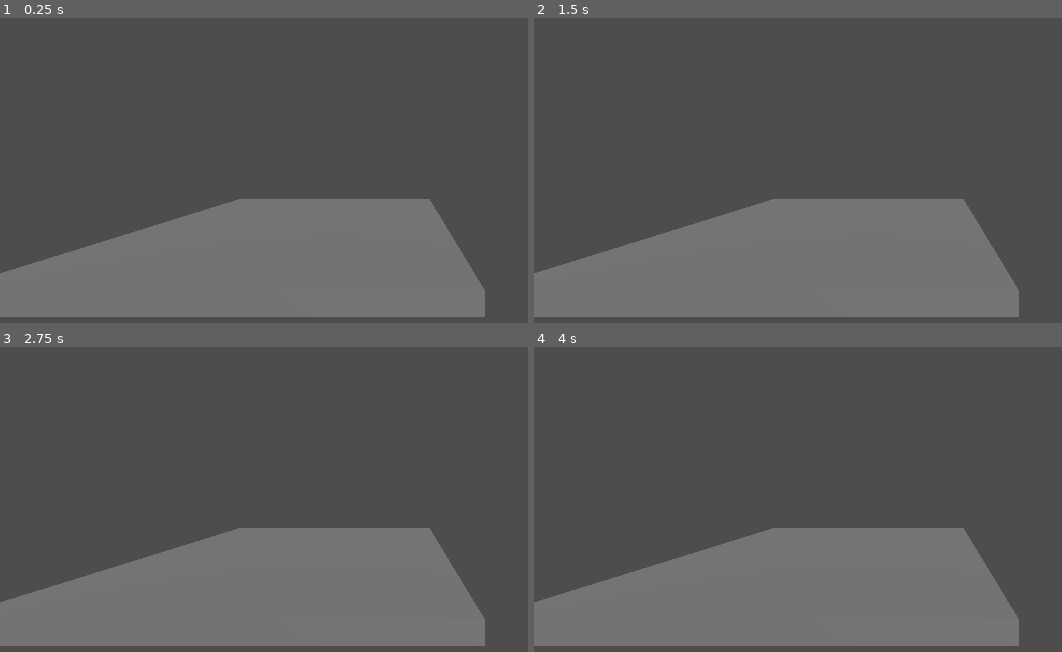
Above: before the commit, frames 1-4 (two rows, left to right).
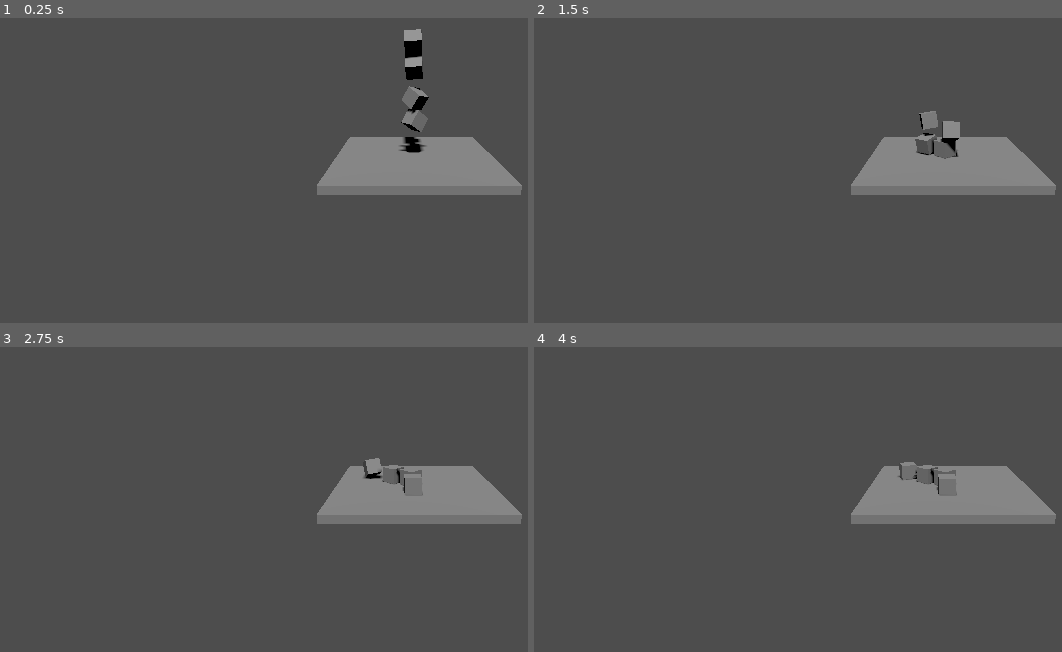
Above: after the commit, the same moments.

Repository: Yanghuiwon22/godot_first
Game: Godot game, scene res://level_1.tscn
Same seed, same stepped clock (60 frames per second), same inputs: the game is played once before the commit and once after it. The project has no main scene, so this scene is started directly.
Inputs:
- Up to frame 1 (0.25 s): no input
- Up to frame 2 (1.5 s): no input
- Up to frame 3 (2.75 s): no input
- Up to frame 4 (4 s): tap Enter at 3.5 s

The runs differ from the first frame. In frame 1, 36% of the frame differs, in the area x 0-99%, y 3-99%; in frame 2, 35%; in frame 3, 34%; in frame 4, 34%.

Commit message:
.

Diff:
--- /dev/null
+++ b/block.tscn
@@ -0,0 +1,13 @@
+[gd_scene load_steps=3 format=3 uid="uid://1cmv8os5w0tn"]
+
+[sub_resource type="BoxMesh" id="BoxMesh_i87i5"]
+
+[sub_resource type="BoxShape3D" id="BoxShape3D_l5kwd"]
+
+[node name="Block" type="RigidBody3D"]
+
+[node name="MeshInstance3D" type="MeshInstance3D" parent="."]
+mesh = SubResource("BoxMesh_i87i5")
+
+[node name="CollisionShape3D" type="CollisionShape3D" parent="."]
+shape = SubResource("BoxShape3D_l5kwd")
--- a/level_1.tscn
+++ b/level_1.tscn
@@ -1,4 +1,6 @@
-[gd_scene load_steps=3 format=3 uid="uid://dsrkhobn8f76b"]
+[gd_scene load_steps=4 format=3 uid="uid://dsrkhobn8f76b"]
+
+[ext_resource type="PackedScene" uid="uid://1cmv8os5w0tn" path="res://block.tscn" id="1_o2t4f"]
 
 [sub_resource type="BoxMesh" id="BoxMesh_8jqjq"]
 size = Vector3(10, 0.5, 10)
@@ -9,10 +11,9 @@
 [node name="Level1" type="Node3D"]
 
 [node name="Camera3D" type="Camera3D" parent="."]
-transform = Transform3D(1, 0, 0, 0, 1, 0, 0, 0, 1, 2.37939, 2.59147, 8.72543)
+transform = Transform3D(1, 0, 0, 0, 0.960274, 0.279058, 0, -0.279058, 0.960274, -0.964355, 5.91381, 18.1792)
 
 [node name="Floor" type="StaticBody3D" parent="."]
-transform = Transform3D(1, 0, 0, 0, 1, 0, 0, 0, 1, -1.03824, -0.269158, -1.69781)
 metadata/_edit_group_ = true
 
 [node name="MeshInstance3D" type="MeshInstance3D" parent="Floor"]
@@ -23,4 +24,17 @@
 shape = SubResource("BoxShape3D_iuq1j")
 
 [node name="DirectionalLight3D" type="DirectionalLight3D" parent="."]
-transform = Transform3D(0.405202, -0.738514, 0.538895, 0.443831, 0.674238, 0.590269, -0.799265, 7.45725e-08, 0.600978, 0.841996, 8.55909, -5.99706)
+transform = Transform3D(1, 0, 0, 0, 0.575591, 0.817738, 0, -0.817738, 0.575591, -0.00469398, 8.39679, 3.19684)
+shadow_enabled = true
+
+[node name="Block1" parent="." instance=ExtResource("1_o2t4f")]
+transform = Transform3D(0.589309, -0.660754, -0.464886, 0, 0.575419, -0.817859, 0.807908, 0.481972, 0.3391, 0, 2.82099, 0)
+
+[node name="Block2" parent="." instance=ExtResource("1_o2t4f")]
+transform = Transform3D(0.589309, -0.660754, -0.464886, -0.502592, 0.150691, -0.851289, 0.632547, 0.73532, -0.243286, 0, 4.17338, -0.0641875)
+
+[node name="Block3" parent="." instance=ExtResource("1_o2t4f")]
+transform = Transform3D(-0.0282994, -0.993661, 0.1088, -0.660754, -0.0630773, -0.747947, 0.750069, -0.0930561, -0.654781, -0.150412, 7.43291, -0.0424476)
+
+[node name="Block4" parent="." instance=ExtResource("1_o2t4f")]
+transform = Transform3D(-0.0387823, -0.992263, 0.117943, -0.660754, -0.0630773, -0.747948, 0.7496, -0.106938, -0.653196, -0.0769153, 6.03309, -0.12816)
